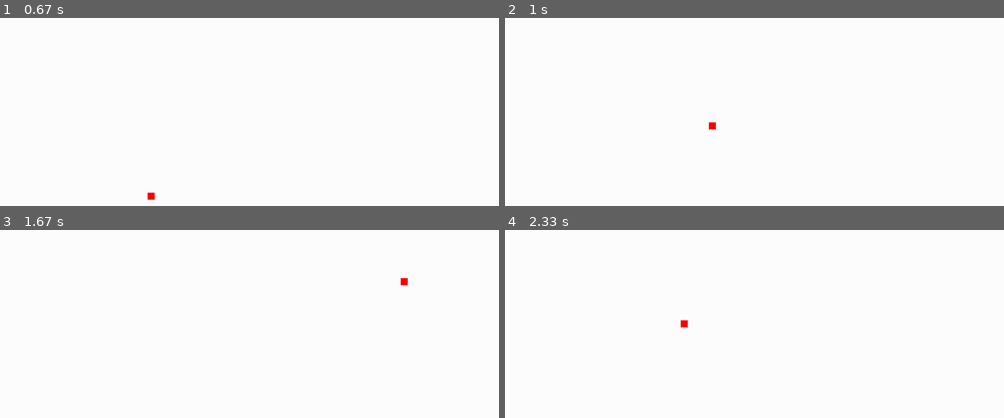
Above: before the commit, frames 1-4 (two rows, left to right).
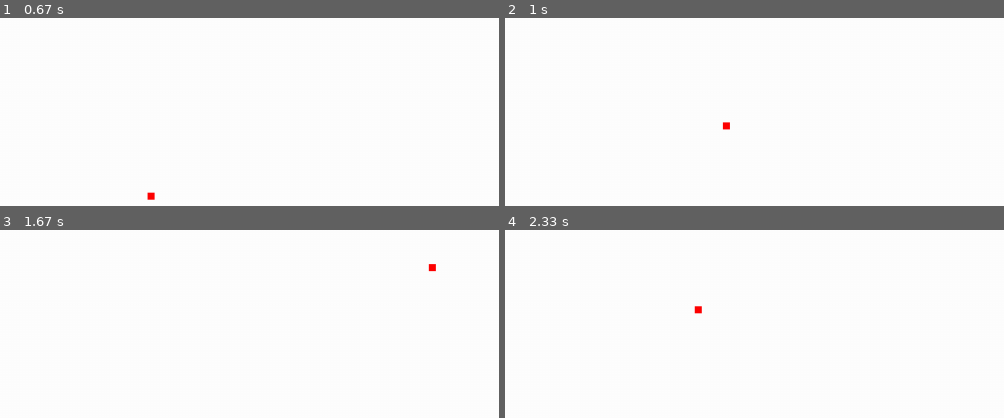
Above: after the commit, the same moments.

Repository: manan-goel-1999/PyGame1
Game: pygame game, started from 3.py
Same seed, same stepped clock (60 frames per second), same inputs: the game is played once before the commit and once after it.
Inputs:
- Up to frame 1 (0.67 s): hold Right from 0.33 s (still down)
- Up to frame 2 (1 s): release Right at 0.8 s; hold Up from 0.83 s (still down)
- Up to frame 3 (1.67 s): release Up at 1.13 s; hold Right 1.17-1.63 s
- Up to frame 4 (2.33 s): hold Left 1.67-2.2 s; hold Down from 2.23 s (still down)

Frame 1 is identical in both runs. In frame 2, 0.1% of the frame differs, in the area x 40-46%, y 55-60%; in frame 3, 0.1%; in frame 4, 0.1%, in the area x 35-40%, y 40-53%.

Commit message:
Update to 3

Diff:
--- a/3.py
+++ b/3.py
@@ -44,18 +44,25 @@
                 x_coordinate_change = 0
 
 
-        if event.type == pygame.KEYUP:
+        '''if event.type == pygame.KEYUP:
             if event.key == pygame.K_LEFT or event.key == pygame.K_RIGHT:
                 x_coordinate_change = 0
             if event.key == event.key == pygame.K_UP or event.key == pygame.K_DOWN:
                 y_coordinate_change = 0
-        #print(event)
+        #print(event)'''
 
 
     x_coordinate += x_coordinate_change
     y_coordinate += y_coordinate_change
 
-
+    if x_coordinate > 1280:
+        x_coordinate = 0
+    if  x_coordinate < 0:
+        x_coordinate = 1280
+    if y_coordinate > 720:
+        y_coordinate = 0
+    if y_coordinate < 0:
+        y_coordinate = 720
     gameDisplay.fill(white)
 
 
